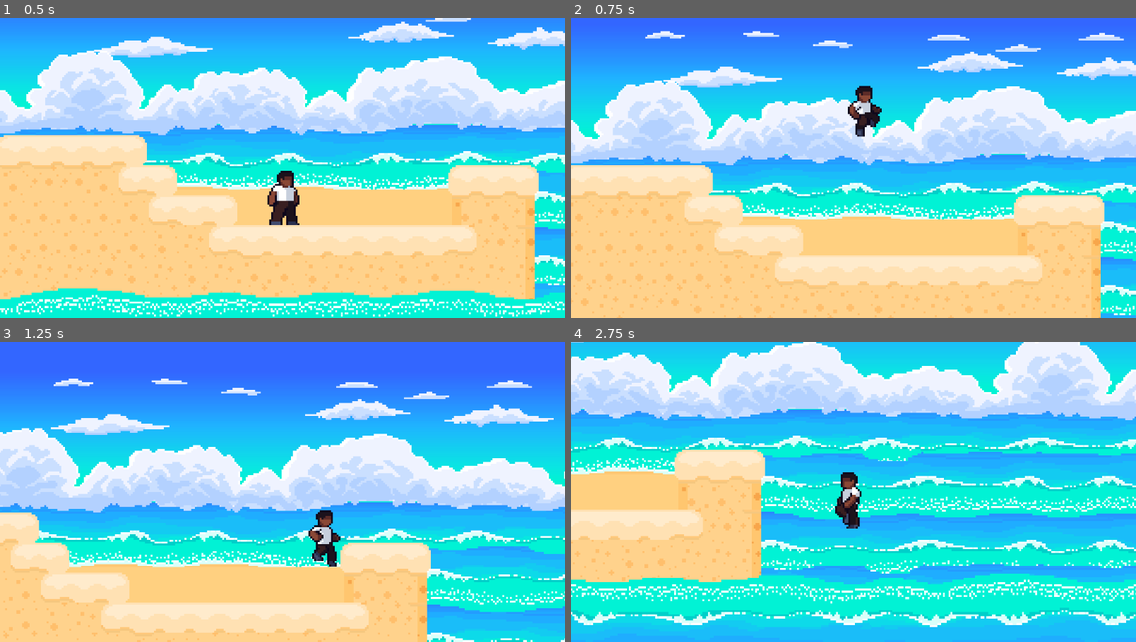
Above: before the commit, frames 1-4 (two rows, left to right).
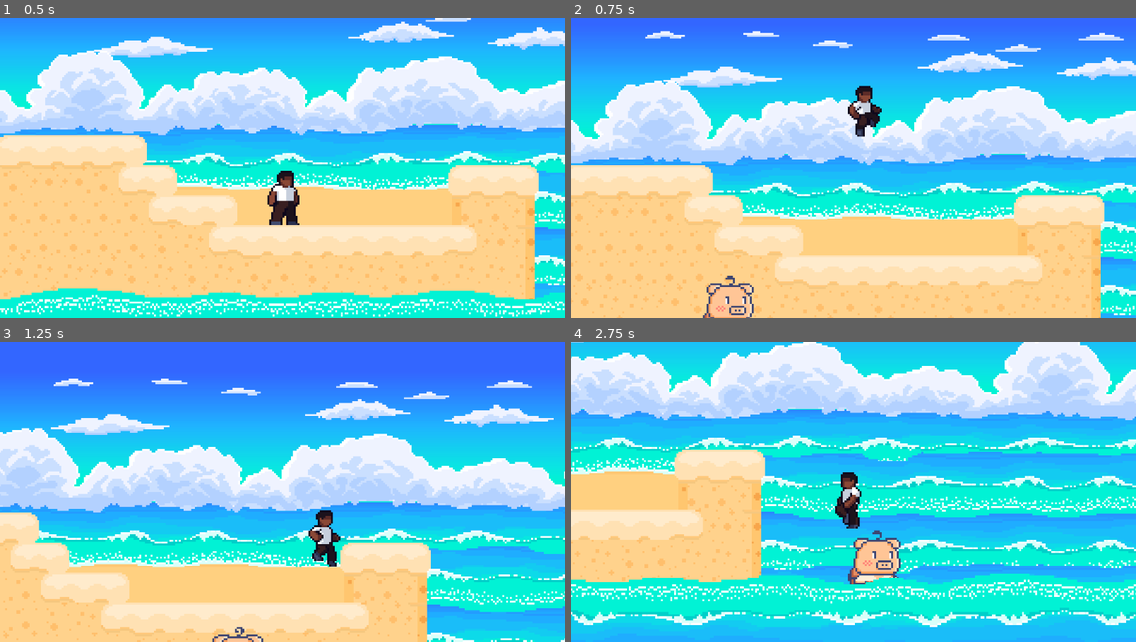
Above: after the commit, the same moments.

Repository: andrewfunston/GameOff2025-Waves
Game: Godot game, scene res://Stages/Test/TestLevel.tscn
Two runs of this game, one before a commit and one after it. Both use one fixed random seed, a clock stepped at 60 frames per second and the inputs below.
Inputs:
- Up to frame 1 (0.5 s): no input
- Up to frame 2 (0.75 s): tap Enter (ui_accept) at 0.5, 0.6 s; hold Right (ui_right) from 0.53 s (still down)
- Up to frame 3 (1.25 s): keep holding Right (ui_right); tap Enter (ui_accept) at 0.77, 1.07 s
- Up to frame 4 (2.75 s): tap Enter (ui_accept) at 1.35, 1.52, 1.82, 2.1 s; release Right (ui_right) at 2.03 s; hold Left (ui_left) from 2.03 s (still down)

Frame 1 is identical in both runs. In frame 2, 0.5% of the frame differs, in the area x 23-33%, y 85-100%; in frame 3, 0.2%; in frame 4, 1.2%, in the area x 49-59%, y 62-81%.

Commit message:
There is a pigwave
The wave (pig sprite) follows the player and will jump to his xy loctio when doublejump is pressed

Diff:
--- a/the-king-and-his-wave/Entities/Player/player.gd
+++ b/the-king-and-his-wave/Entities/Player/player.gd
@@ -1,4 +1,7 @@
 extends CharacterBody2D
+
+@export var wave: Node2D   # set this to the Wave in the Inspector
+
 
 enum States {idle, walking, running, jumping, falling, landing}
 
@@ -127,14 +130,20 @@
 	mAnimatedSprite2D.play("running")
 
 func startJump():
-	# NEW: only jump if we still have jumps left
 	if mJumpsLeft <= 0:
 		return
 
-	mJumpsLeft -= 1 # we just used one of our jumps (first or double)
+	# Second jump in the air = double jump
+	var is_double_jump := not is_on_floor() and mJumpsLeft == 1
+
+	mJumpsLeft -= 1
 	velocity.y = JUMP_VELOCITY
 	mState = States.jumping
 	mAnimatedSprite2D.play("jump")
+
+	if is_double_jump and wave:
+		wave.call("on_double_jump", global_position)
+
 
 func startFall():
 	mState = States.falling
--- /dev/null
+++ b/the-king-and-his-wave/Scene/wave.gd
@@ -0,0 +1,109 @@
+extends Node2D
+
+@export var follow_target: Node2D          # drag your Player here
+@export var follow_speed: float = 300.0    # how fast the wave follows
+@export var base_y: float = 0.0            # ocean line; 0 = use current Y
+@export var x_offset_behind: float = 32.0  # distance BEHIND the player
+@export var smack_time: float = 0.25       # how long the smack lasts (seconds)
+
+@onready var sprite: AnimatedSprite2D = $AnimatedSprite2D
+
+var smack_timer: float = 0.0
+var original_y: float = 0.0
+
+var last_wave_x: float = 0.0
+var last_target_x: float = 0.0
+var player_dir: int = 1   # 1 = moving right, -1 = moving left
+
+var smack_start_pos: Vector2              # where the wave starts the smack (waterline)
+var smack_target_pos: Vector2             # where the wave wants to hit (player position)
+
+
+func _ready() -> void:
+	# Set the baseline Y at the ocean line
+	if base_y == 0.0:
+		base_y = global_position.y
+	original_y = base_y
+	global_position.y = base_y
+
+	last_wave_x = global_position.x
+	if follow_target:
+		last_target_x = follow_target.global_position.x
+
+	# Play idle if it exists
+	if sprite and sprite.sprite_frames and sprite.sprite_frames.has_animation("idle"):
+		sprite.play("idle")
+
+
+func _physics_process(delta: float) -> void:
+	if smack_timer <= 0.0:
+		# --- Normal follow mode (trail behind player) ---
+		if follow_target:
+			var target_x := _get_trailing_target_x()
+			global_position.x = move_toward(global_position.x, target_x, follow_speed * delta)
+
+			# Flip sprite based on wave movement
+			var dx_wave := global_position.x - last_wave_x
+			if abs(dx_wave) > 0.1 and sprite:
+				sprite.flip_h = dx_wave < 0
+			last_wave_x = global_position.x
+
+		# stay on the ocean line when not smacking
+		global_position.y = original_y
+	else:
+		# --- Smack mode: move from start → player → back ---
+		smack_timer -= delta
+		var t := 1.0 - (smack_timer / smack_time)  # 0 → 1 over smack_time
+		var curve := sin(t * PI)                   # 0 → 1 → 0
+
+		# Lerp both X and Y between the start position and the target (player)
+		var pos := smack_start_pos.lerp(smack_target_pos, curve)
+		global_position = pos
+
+		if smack_timer <= 0.0:
+			smack_timer = 0.0
+			# when done, snap back to waterline on Y, let follow logic pull X back behind
+			global_position.y = original_y
+			if sprite and sprite.sprite_frames and sprite.sprite_frames.has_animation("idle"):
+				sprite.play("idle")
+
+
+func _get_trailing_target_x() -> float:
+	if not follow_target:
+		return global_position.x
+
+	var target_pos := follow_target.global_position
+
+	# Figure out which way the player is moving
+	var player_dx := target_pos.x - last_target_x
+	if player_dx > 0.5:
+		player_dir = 1      # moving right
+	elif player_dx < -0.5:
+		player_dir = -1     # moving left
+
+	last_target_x = target_pos.x
+
+	# "Behind" = opposite side of movement direction
+	# moving right  (dir=1)  → wave = player.x - offset (left)
+	# moving left   (dir=-1) → wave = player.x + offset (right)
+	return target_pos.x - float(player_dir) * x_offset_behind
+
+
+# Called by Player when a double jump happens
+func on_double_jump(player_pos: Vector2) -> void:
+	# Start the smack animation
+	smack_timer = smack_time
+
+	# Wave starts from behind the player on the waterline
+	var start_x: float = _get_trailing_target_x()
+	smack_start_pos = Vector2(start_x, original_y)
+
+	# Target position is the player's current position (X and Y)
+	smack_target_pos = player_pos
+
+	# Put the wave visually at the start before the motion begins
+	global_position = smack_start_pos
+
+	# Optional special animation
+	if sprite and sprite.sprite_frames and sprite.sprite_frames.has_animation("smack"):
+		sprite.play("smack")
--- /dev/null
+++ b/the-king-and-his-wave/Scene/wave.tscn
@@ -0,0 +1,48 @@
+[gd_scene load_steps=8 format=3 uid="uid://bdrg5w0krmph1"]
+
+[ext_resource type="Script" uid="uid://d2kc3jbwkmt2k" path="res://Scene/wave.gd" id="1_r54pb"]
+[ext_resource type="Texture2D" uid="uid://cj3pnfak44lus" path="res://assets_beries adventuress/Berie's_Adventure_Seaside_Asset_Pack_Free/Spritesheet/character_berie_idle.png" id="1_xx7dr"]
+
+[sub_resource type="AtlasTexture" id="AtlasTexture_xx7dr"]
+atlas = ExtResource("1_xx7dr")
+region = Rect2(0, 0, 48, 48)
+
+[sub_resource type="AtlasTexture" id="AtlasTexture_r54pb"]
+atlas = ExtResource("1_xx7dr")
+region = Rect2(48, 0, 48, 48)
+
+[sub_resource type="AtlasTexture" id="AtlasTexture_vkolj"]
+atlas = ExtResource("1_xx7dr")
+region = Rect2(96, 0, 48, 48)
+
+[sub_resource type="AtlasTexture" id="AtlasTexture_7spjy"]
+atlas = ExtResource("1_xx7dr")
+region = Rect2(144, 0, 48, 48)
+
+[sub_resource type="SpriteFrames" id="SpriteFrames_odwne"]
+animations = [{
+"frames": [{
+"duration": 1.0,
+"texture": SubResource("AtlasTexture_xx7dr")
+}, {
+"duration": 1.0,
+"texture": SubResource("AtlasTexture_r54pb")
+}, {
+"duration": 1.0,
+"texture": SubResource("AtlasTexture_vkolj")
+}, {
+"duration": 1.0,
+"texture": SubResource("AtlasTexture_7spjy")
+}],
+"loop": true,
+"name": &"default",
+"speed": 10.0
+}]
+
+[node name="Wave" type="Node2D"]
+script = ExtResource("1_r54pb")
+
+[node name="AnimatedSprite2D" type="AnimatedSprite2D" parent="."]
+sprite_frames = SubResource("SpriteFrames_odwne")
+autoplay = "default"
+frame_progress = 0.30013478
--- a/the-king-and-his-wave/Stages/Test/TestLevel.tscn
+++ b/the-king-and-his-wave/Stages/Test/TestLevel.tscn
@@ -6,6 +6,7 @@
 [ext_resource type="PackedScene" uid="uid://y77oudadopiw" path="res://Backgrounds/OceanBackground.tscn" id="4_ky2y5"]
 [ext_resource type="PackedScene" uid="uid://cu88qvkjlrkdq" path="res://Scene/ocean_foreground.tscn" id="7_1nyun"]
 [ext_resource type="PackedScene" uid="uid://co8pstg781bsr" path="res://Scene/ocean_falling.tscn" id="7_b3cjc"]
+[ext_resource type="PackedScene" uid="uid://bdrg5w0krmph1" path="res://Scene/wave.tscn" id="8_1nyun"]
 [ext_resource type="PackedScene" uid="uid://dhisydcrvca68" path="res://Scene/sandbug.tscn" id="9_ftvdi"]
 
 [sub_resource type="WorldBoundaryShape2D" id="WorldBoundaryShape2D_v30q8"]
@@ -13,9 +14,10 @@
 [node name="TestLevel" type="Node2D"]
 script = ExtResource("1_v30q8")
 
-[node name="Player" parent="." instance=ExtResource("1_o1p5k")]
+[node name="Player" parent="." node_paths=PackedStringArray("wave") instance=ExtResource("1_o1p5k")]
 z_index = 5
 position = Vector2(681, 88)
+wave = NodePath("../Wave")
 
 [node name="Camera2D" type="Camera2D" parent="Player"]
 position = Vector2(-1, 0)
@@ -28,9 +30,9 @@
 position = Vector2(-10, 22)
 shape = SubResource("WorldBoundaryShape2D_v30q8")
 
-[node name="Node" type="Node" parent="."]
+[node name="tiles" type="Node" parent="."]
 
-[node name="TileMapLayer" type="TileMapLayer" parent="Node"]
+[node name="TileMapLayer" type="TileMapLayer" parent="tiles"]
 z_index = 1
 tile_map_data = PackedByteArray("AAArAAsAAAAOAAIAAAAsAAsAAAANAAQAAAApAAoAAAACAAAAAAAqAAoAAAARAAAAAAArAAoAAAAQAAAAAAAsAA …(3552 unchanged characters)…
 tile_set = ExtResource("3_u8nij")
@@ -45,4 +47,13 @@
 position = Vector2(818, 62)
 
 [node name="Ocean foreground" parent="." instance=ExtResource("7_1nyun")]
+z_index = 3
 position = Vector2(-284, 88)
+
+[node name="Wave" parent="." node_paths=PackedStringArray("follow_target") instance=ExtResource("8_1nyun")]
+z_index = 2
+position = Vector2(20, 183)
+follow_target = NodePath("../Player")
+follow_speed = 400.0
+x_offset_behind = 48.0
+smack_time = 0.1
Not shown, added: the-king-and-his-wave/Scene/wave.gd.uid
Not shown: 1 places in the-king-and-his-wave/Stages/Test/TestLevel.tscn that only renumber resources
